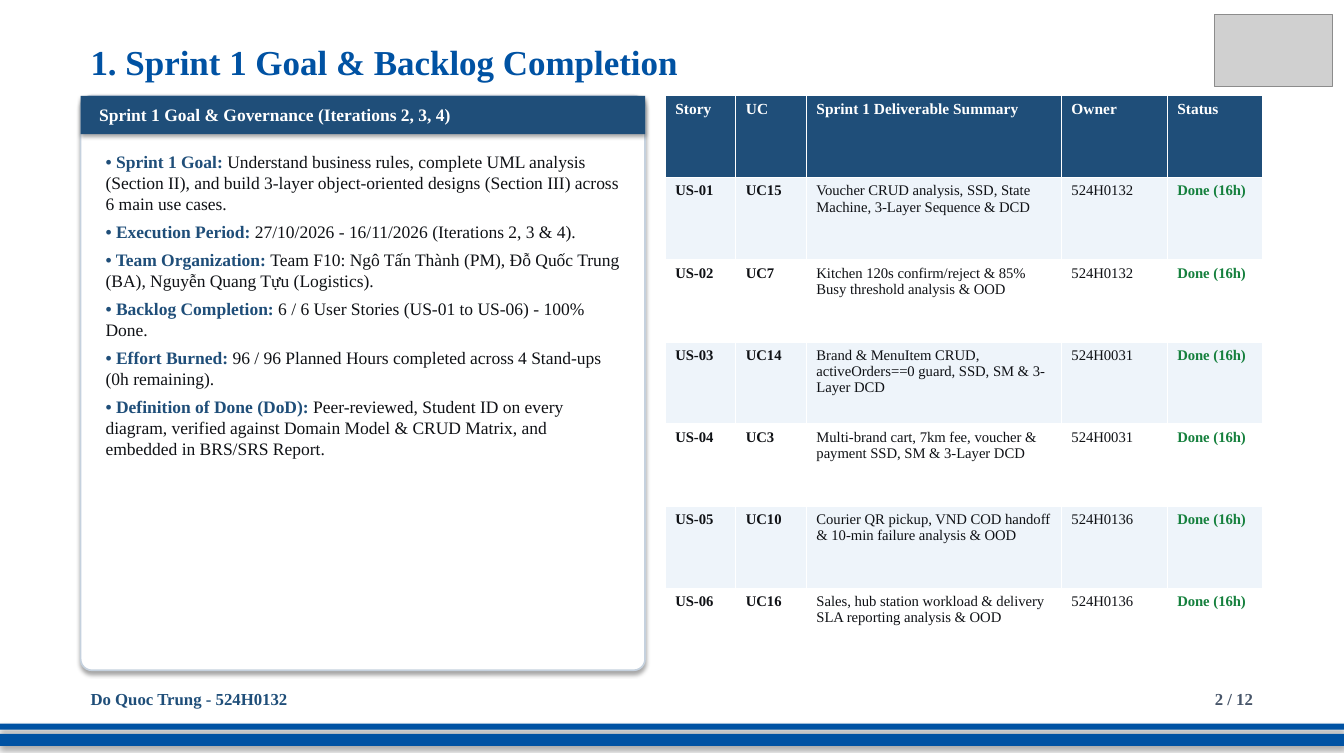
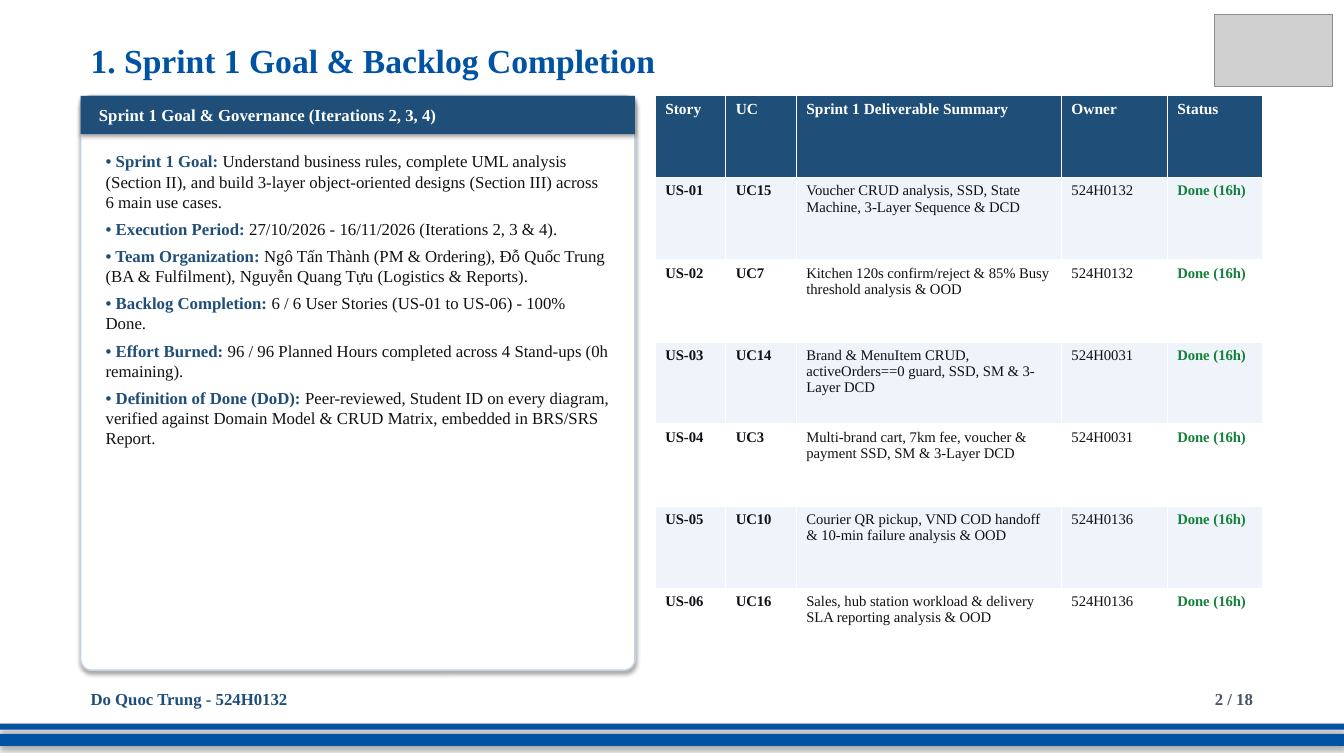
Before and after one commit to DoQuocTrung06/SaigonBite-RAD-TeamF10, a slide deck: slide 2 of Part_2/TeamF10_Presentation_for_SaigonBite.pptx. Drawn at 1344x756 pixels with LibreOffice and Linux fonts; fonts in the diff are those of the drawing; grey boxes stand for pictures. Boxes give left, top, right and bottom in pixels: in the first picture for what was removed or moved away, otherwise in the second. Text is boxed around its words. In the diff, an @@ line names an element or a change of style, - is before the commit and + after.

```diff
--- a/Part_2/TeamF10_Presentation_for_SaigonBite.pptx
+++ b/Part_2/TeamF10_Presentation_for_SaigonBite.pptx
@@ text "1. Sprint 1 Goal & ..." at <box>91,49,655,80</box>: size 25 to 24 pt @@
@@ rectangle "Sprint 1 Goal & Governance ...": place and size @@
-rectangle "Sprint 1 Goal & Governance ..." at <box>81,96,645,134</box>
+rectangle "Sprint 1 Goal & Governance ..." at <box>81,96,635,134</box>
@@ rectangle "Sprint 1 Goal & Governance ..." at <box>81,96,635,134</box>: size 12.5 to 12 pt @@
@@ rounded rectangle: place and size @@
-rounded rectangle at <box>81,96,645,670</box>
+rounded rectangle at <box>81,96,635,670</box>
@@ table: place and size @@
-table at <box>665,96,1263,670</box>
+table at <box>655,96,1263,670</box>
@@ text at <box>106,155,608,381</box>: size 12.5 to 12 pt in "• Sprint 1 Goal: Understand business rules, ...", "• Execution Period: 27/10/2026 - 16/11/2026 (Iterations ...", "• Backlog Completion: 6 / 6 User ...", "• Effort Burned: 96 / 96 Planned ..." @@
@@ text at <box>106,249,604,286</box>: text changed; size 12.5 to 12 pt @@
-• Team Organization: Team F10: Ngô Tấn Thành (PM), Đỗ Quốc Trung (BA), Nguyễn Quang Tựu (Logistics).
+• Team Organization: Ngô Tấn Thành (PM & Ordering), Đỗ Quốc Trung (BA & Fulfilment), Nguyễn Quang Tựu (Logistics & Reports).
@@ text at <box>106,392,609,448</box>: text changed; size 12.5 to 12 pt @@
-• Definition of Done (DoD): Peer-reviewed, Student ID on every diagram, verified against Domain Model & CRUD Matrix, and embedded in BRS/SRS Report.
+• Definition of Done (DoD): Peer-reviewed, Student ID on every diagram, verified against Domain Model & CRUD Matrix, embedded in BRS/SRS Report.
@@ text at <box>1215,694,1253,705</box>: text changed @@
-2 / 12
+2 / 18
```
Also in this commit, not shown: 11 other slides changed, 6 slides added.
